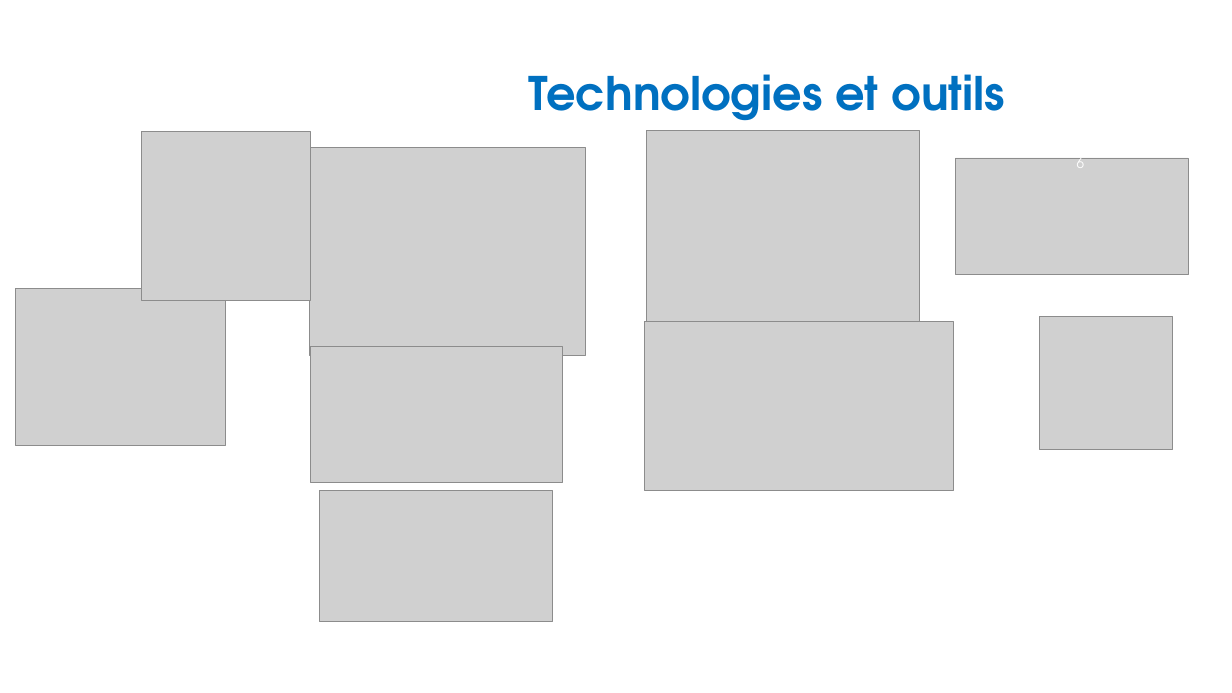
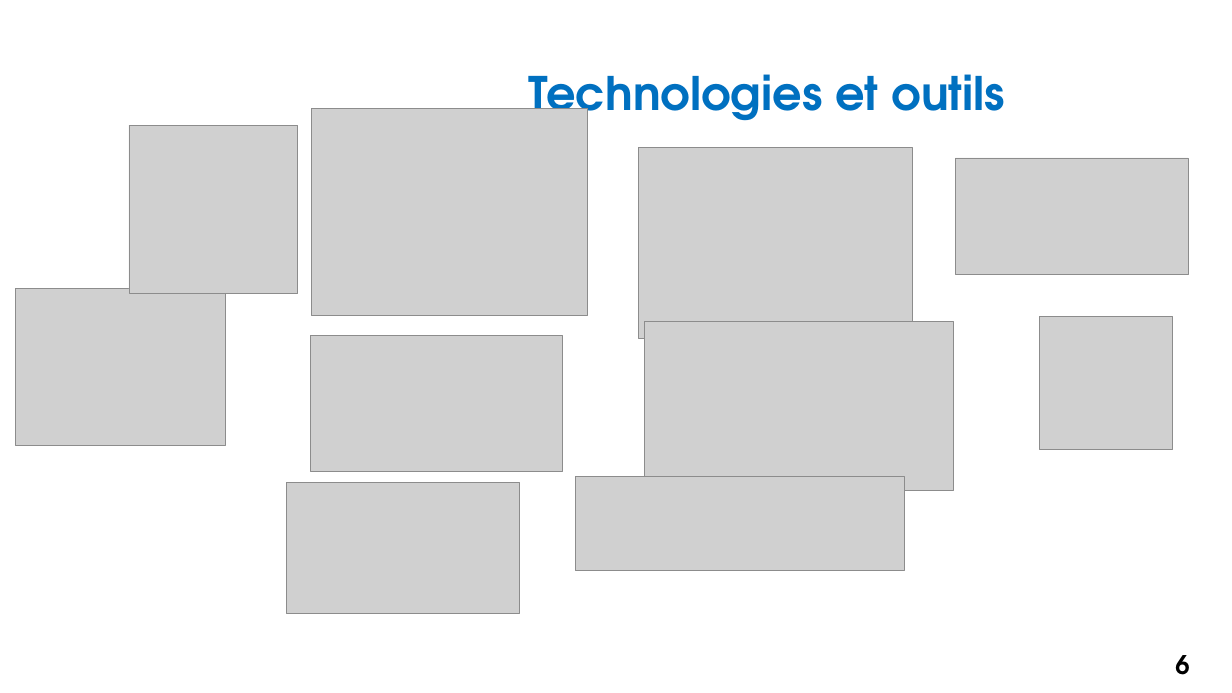
Before and after one commit to Bloc4CESI/Negosud, a slide deck: slide 6 of annexes/PrésentationNegosud.pptm. Drawn at 1232x693 pixels with LibreOffice and Linux fonts; fonts in the diff are those of the drawing; grey boxes stand for pictures; background and template pictures are left out. Boxes give left, top, right and bottom in pixels: in the first picture for what was removed or moved away, otherwise in the second. Text is boxed around its words. In the diff, an @@ line names an element or a change of style, - is before the commit and + after.

```diff
--- a/annexes/PrésentationNegosud.pptm
+++ b/annexes/PrésentationNegosud.pptm
@@ picture: place and size @@
-picture at (309, 148, 585, 355)
+picture at (311, 108, 588, 315)
@@ picture: place and size @@
-picture at (141, 132, 311, 301)
+picture at (129, 125, 299, 294)
@@ picture: place and size @@
-picture at (647, 131, 921, 323)
+picture at (639, 148, 912, 339)
@@ picture: place and size @@
-picture at (311, 347, 563, 482)
+picture at (311, 335, 563, 471)
@@ picture added at (576, 477, 905, 571) @@
@@ picture: place and size @@
-picture at (320, 491, 553, 622)
+picture at (287, 482, 519, 614)
@@ page number: place and size @@
-page number at (1077, 154, 1084, 168)
+page number at (1175, 655, 1189, 675)
@@ page number at (1175, 655, 1189, 675): size 10.5 to 20 pt, text colour #FFFFFF to #000000, bold on @@
```
Also in this commit, not shown: 13 other slides changed, 1 slide added, 7 other files.
